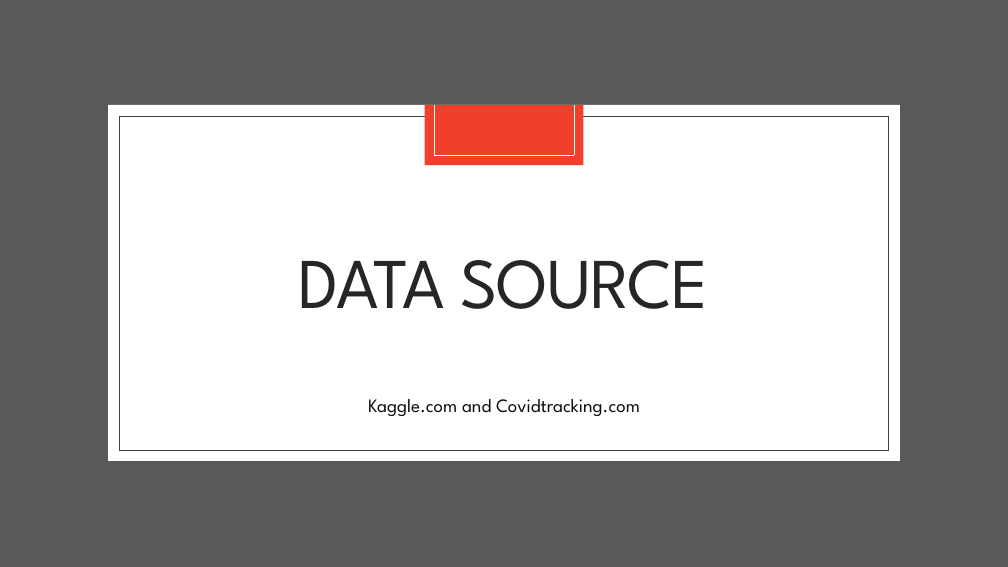
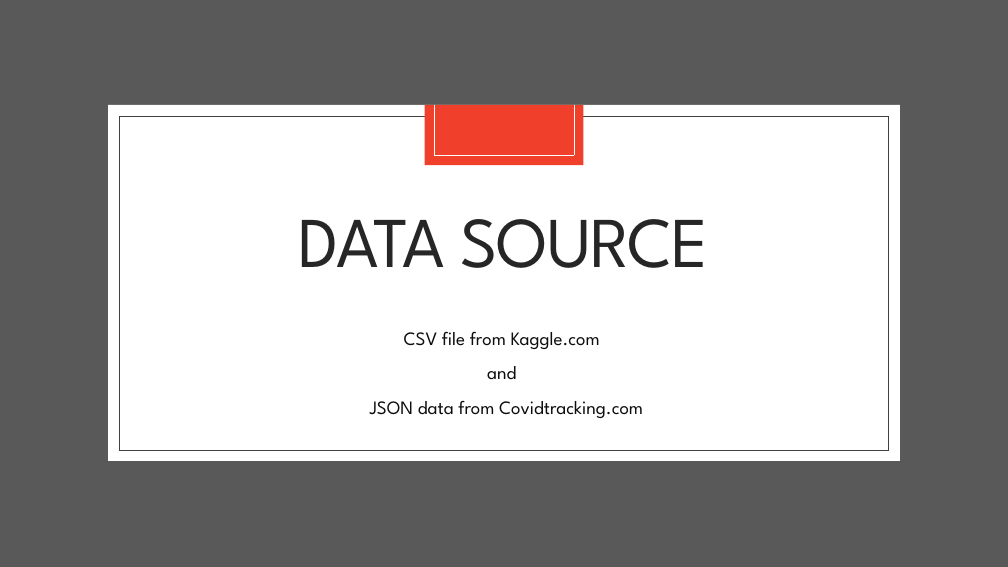
Before and after one commit to bmedford01/ETL_Project, a slide deck: slide 2 of covid19 usa vaccination.pptx. Drawn at 1008x567 pixels with LibreOffice and Linux fonts; fonts in the diff are those of the drawing. Boxes give left, top, right and bottom in pixels: in the first picture for what was removed or moved away, otherwise in the second. Text is boxed around its words. In the diff, an @@ line names an element or a change of style, - is before the commit and + after.

```diff
--- a/covid19 usa vaccination.pptx
+++ b/covid19 usa vaccination.pptx
@@ title "DATA SOURCE": place and size @@
-title "DATA SOURCE" at bbox=[299, 260, 709, 309]
+title "DATA SOURCE" at bbox=[299, 219, 709, 268]
@@ text at bbox=[370, 331, 643, 418]: text changed @@
-Kaggle.com and Covidtracking.com
+CSV file from Kaggle.com
+and
+JSON data from Covidtracking.com
```
Also in this commit, not shown: 2 other slides changed, 1 slide added, 1 slide removed, 1 other file.
